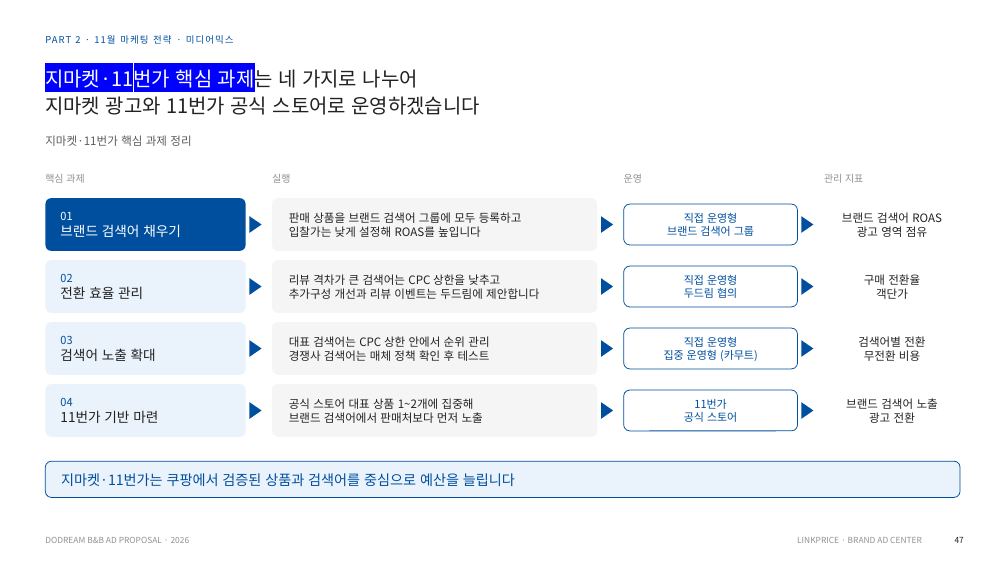
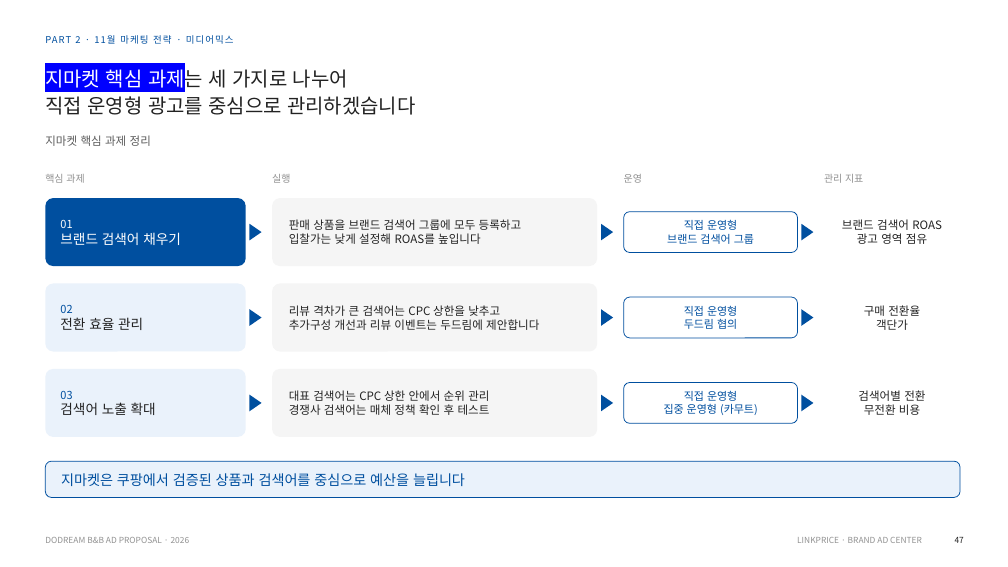
Before and after one commit to sonnet24/mypage, a slide deck: slide 12 of 쿠팡_오픈마켓_11월_261013_취합본.pptx (slide 13 before the commit). Drawn at 1008x567 pixels with LibreOffice and Linux fonts; fonts in the diff are those of the drawing. Boxes give left, top, right and bottom in pixels: in the first picture for what was removed or moved away, otherwise in the second. Text is boxed around its words. In the diff, an @@ line names an element or a change of style, - is before the commit and + after.

```diff
--- a/쿠팡_오픈마켓_11월_261013_취합본.pptx
+++ b/쿠팡_오픈마켓_11월_261013_취합본.pptx
@@ text at (45, 65, 415, 115): text changed @@
-지마켓·11번가 핵심 과제는 네 가지로 나누어
-지마켓 광고와 11번가 공식 스토어로 운영하겠습니다
+지마켓 핵심 과제는 세 가지로 나누어
+직접 운영형 광고를 중심으로 관리하겠습니다
@@ text at (45, 135, 151, 146): text changed @@
-지마켓·11번가 핵심 과제 정리
+지마켓 핵심 과제 정리
@@ rounded rectangle: place and size @@
-rounded rectangle at (45, 198, 246, 251)
+rounded rectangle at (45, 198, 246, 266)
@@ text "01": place and size @@
-text "01" at (60, 212, 181, 237)
+text "01" at (60, 220, 181, 245)
@@ rounded rectangle: place and size @@
-rounded rectangle at (272, 198, 597, 251)
+rounded rectangle at (272, 198, 597, 266)
@@ text "판매 상품을 브랜드 검색어 그룹에 ...": place and size @@
-text "판매 상품을 브랜드 검색어 그룹에 ..." at (289, 212, 522, 237)
+text "판매 상품을 브랜드 검색어 그룹에 ..." at (289, 219, 522, 244)
@@ text "브랜드 검색어 ROAS": place and size @@
-text "브랜드 검색어 ROAS" at (842, 212, 942, 237)
+text "브랜드 검색어 ROAS" at (842, 219, 942, 244)
@@ 3 triangles, 1 text, 1 rounded rectangle: place and size @@
-3 triangles, 1 text, 1 rounded rectangle at (250, 204, 814, 245)
+3 triangles, 1 text, 1 rounded rectangle at (250, 212, 814, 253)
@@ rounded rectangle: place and size @@
-rounded rectangle at (45, 260, 246, 313)
+rounded rectangle at (45, 284, 246, 352)
@@ text "02": place and size @@
-text "02" at (60, 274, 143, 299)
+text "02" at (60, 305, 143, 330)
@@ rounded rectangle: place and size @@
-rounded rectangle at (272, 260, 597, 313)
+rounded rectangle at (272, 284, 597, 352)
@@ text "리뷰 격차가 큰 검색어는 CPC ...": place and size @@
-text "리뷰 격차가 큰 검색어는 CPC ..." at (289, 274, 539, 299)
+text "리뷰 격차가 큰 검색어는 CPC ..." at (289, 305, 539, 330)
@@ text "구매 전환율": place and size @@
-text "구매 전환율" at (864, 274, 920, 299)
+text "구매 전환율" at (864, 305, 920, 330)
@@ 3 triangles, 1 text, 1 rounded rectangle: place and size @@
-3 triangles, 1 text, 1 rounded rectangle at (250, 266, 814, 307)
+3 triangles, 1 text, 1 rounded rectangle at (250, 297, 814, 338)
@@ rounded rectangle: place and size @@
-rounded rectangle at (45, 322, 246, 375)
+rounded rectangle at (45, 369, 246, 437)
@@ rounded rectangle removed at (45, 384, 246, 437) @@
@@ text "03": place and size @@
-text "03" at (60, 335, 156, 361)
+text "03" at (60, 390, 156, 415)
@@ rounded rectangle: place and size @@
-rounded rectangle at (272, 322, 597, 375)
+rounded rectangle at (272, 369, 597, 437)
@@ rounded rectangle removed at (272, 384, 597, 437) @@
@@ text "대표 검색어는 CPC 상한 안에서 ...": place and size @@
-text "대표 검색어는 CPC 상한 안에서 ..." at (289, 336, 490, 361)
+text "대표 검색어는 CPC 상한 안에서 ..." at (289, 390, 490, 415)
@@ text "검색어별 전환": place and size @@
-text "검색어별 전환" at (858, 336, 925, 361)
+text "검색어별 전환" at (858, 390, 925, 415)
@@ text removed at (60, 398, 158, 423) @@
-04
-11번가 기반 마련
@@ triangle removed at (250, 402, 262, 419) @@
@@ text removed at (289, 398, 483, 423) @@
-공식 스토어 대표 상품 1~2개에 집중해
-브랜드 검색어에서 판매처보다 먼저 노출
@@ triangle removed at (601, 402, 613, 419) @@
@@ rounded rectangle removed at (624, 390, 798, 431) @@
@@ text removed at (684, 399, 737, 422) @@
-11번가
-공식 스토어
@@ 3 triangles, 1 text, 1 rounded rectangle: place and size @@
-3 triangles, 1 text, 1 rounded rectangle at (250, 328, 814, 369)
+3 triangles, 1 text, 1 rounded rectangle at (250, 383, 814, 423)
@@ triangle removed at (802, 402, 814, 419) @@
@@ text removed at (846, 398, 938, 423) @@
-브랜드 검색어 노출
-광고 전환
@@ text at (61, 473, 465, 486): text changed @@
-지마켓·11번가는 쿠팡에서 검증된 상품과 검색어를 중심으로 예산을 늘립니다
+지마켓은 쿠팡에서 검증된 상품과 검색어를 중심으로 예산을 늘립니다
```
Also in this commit, not shown: 2 other slides changed, 1 slide removed.
